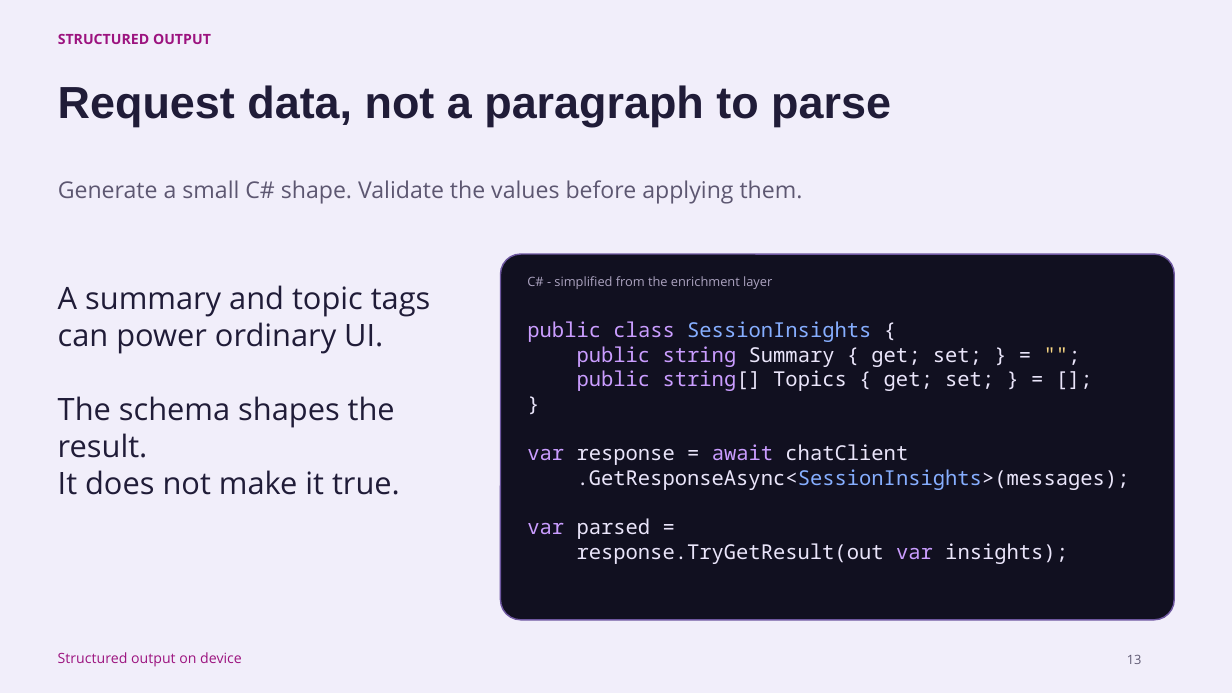
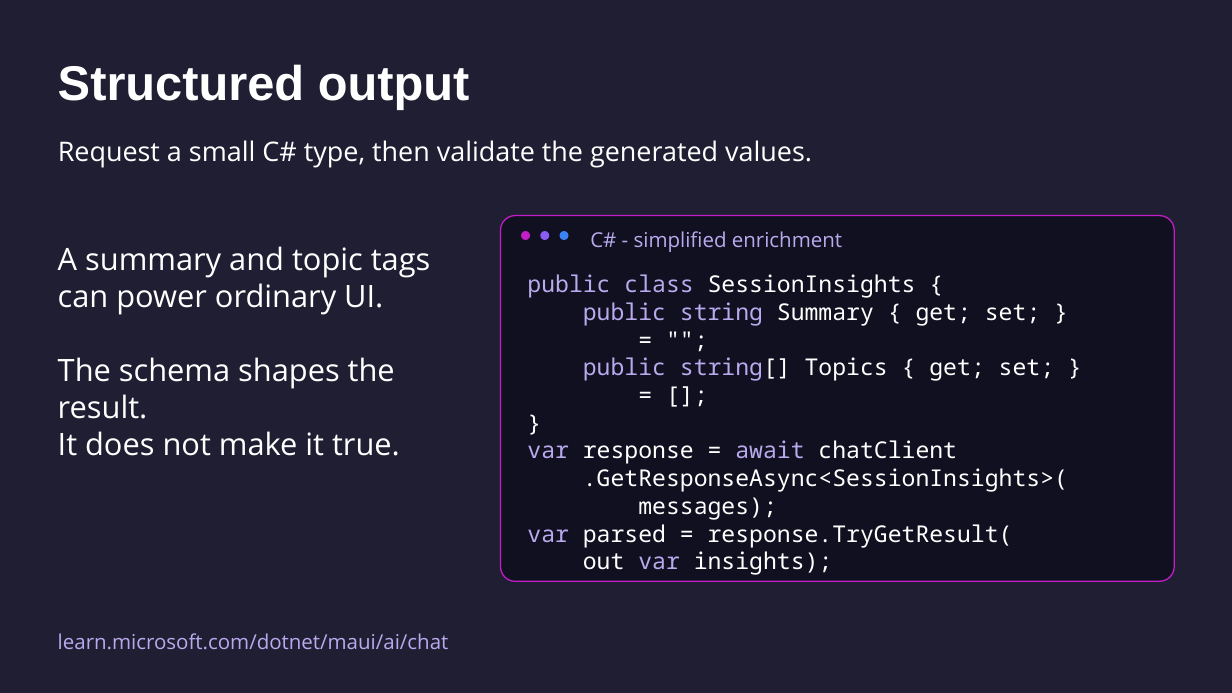
Before and after one commit to mattleibow/dotnetconf2026, a slide deck: slide 13 of slides.pptx. Drawn at 1232x693 pixels with LibreOffice and Linux fonts; fonts in the diff are those of the drawing. Boxes give left, top, right and bottom in pixels: in the first picture for what was removed or moved away, otherwise in the second. Text is boxed around its words. In the diff, an @@ line names an element or a change of style, - is before the commit and + after.

```diff
--- a/slides.pptx
+++ b/slides.pptx
@@ background #F1EEFA to #1F1E32 @@
@@ text at (58, 64, 470, 109): text changed; size 11 to 38 pt; font Open Sans to Arial; text colour #9C137F to #FFFFFF @@
-STRUCTURED OUTPUT
+Structured output
@@ text removed at (58, 85, 891, 126) @@
-Request data, not a paragraph to parse
@@ text at (58, 140, 812, 168): text changed; size 18 to 21 pt; text colour #5D5771 to #FFFFFF @@
-Generate a small C# shape. Validate the values before applying them.
+Request a small C# type, then validate the generated values.
@@ rounded rectangle: place and size @@
-rounded rectangle at (501, 254, 1175, 620)
+rounded rectangle at (501, 215, 1175, 581)
@@ rounded rectangle at (501, 215, 1175, 581): outline #6E57A0 1.1 pt to #512BD4 1 pt; proportions changed @@
@@ ellipse added at (521, 231, 531, 240), fill #C21DC6 @@
@@ ellipse added at (541, 231, 550, 240), fill #8B5CF6 @@
@@ ellipse added at (560, 231, 569, 240), fill #3B82F6 @@
@@ text at (590, 231, 842, 252): text changed; size 10 to 16 pt; text colour #ACA3C0 to #B9AAEE @@
-C# - simplified from the enrichment layer
+C# - simplified enrichment
@@ text "A summary and topic tags ...": place and size @@
-text "A summary and topic tags ..." at (58, 285, 431, 495)
+text "A summary and topic tags ..." at (58, 246, 431, 456)
@@ text "A summary and topic tags ..." at (58, 246, 431, 456): text colour #201C38 to #FFFFFF @@
@@ text at (527, 274, 957, 464): size 16 to 18 pt in "public class SessionInsights {", "}", "var response = await chatClient"; text colour #CA9DFF to #B9AAEE in "public class", "var await"; text colour #86AEFF to #FFFFFF in "SessionInsights"; text colour #EAE5FA to #FFFFFF in "{", "}", "response = chatClient" @@
@@ text "public class SessionInsights {": place and size @@
-text "public class SessionInsights {" at (527, 321, 1130, 564)
+text "public class SessionInsights {" at (527, 274, 1068, 575)
@@ text at (583, 302, 1054, 381): text changed; size 16 to 18 pt; text colour #EAE5FA to #FFFFFF @@
-public string Summary { get; set; } = "";
-public string[] Topics { get; set; } = [];
+public string Summary { get; set; }
+= "";
+public string[] Topics { get; set; }
+= [];
@@ text at (527, 468, 1068, 575): text changed; size 16 to 18 pt; text colour #EAE5FA to #FFFFFF @@
-.GetResponseAsync<SessionInsights>(messages);
-var parsed =
-response.TryGetResult(out var insights);
+.GetResponseAsync<SessionInsights>(
+messages);
+var parsed = response.TryGetResult(
+out var insights);
@@ text removed at (58, 652, 242, 667) @@
-Structured output on device
@@ text added at (58, 633, 449, 650), 16 pt, text #B9AAEE @@
+learn.microsoft.com/dotnet/maui/ai/chat
@@ text removed at (1127, 655, 1142, 664) @@
-13
```
Also in this commit, not shown: 26 other slides changed, 8 slides added, 6 slides removed.
